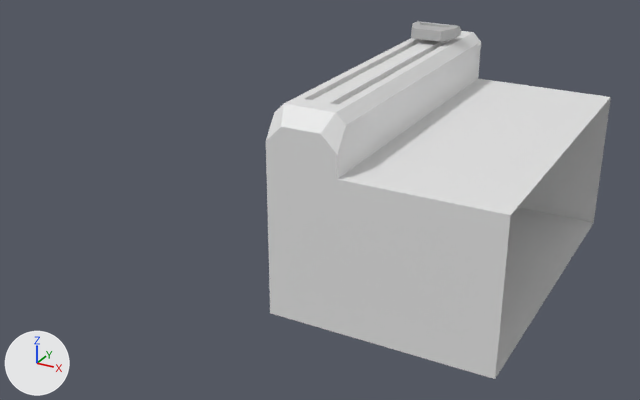
Two versions of the FBX model SF-1/Models/ThrottleSlider.fbx, one commit apart.
Before and after are seen from a 50 mm camera at (0.804, -5.763, 2.492) aimed at (0.384, -5.0, 2.11). Arrows for +X, +Y and +Z are at lower left; the lights stay in place. Where no turn or scale is listed for an object, it has been applied to the vertices.

Names of what the first picture shows: 'ThrottleBase', 'ThrottleSlider'.
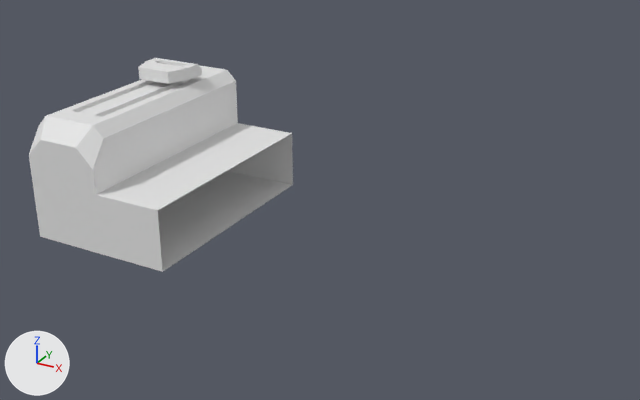
What differs and where, as boxes (x1, y1, x2, y2) in the pictures (640 x 400 px; the box of a moved part takes in the faces that stretch with it):
'ThrottleBase', reshaped, moved (23% narrower, 40% shorter)
    before: (266, 31, 611, 379)
    after: (29, 65, 293, 272)
'ThrottleSlider', recoloured, moved
    before: (411, 21, 461, 46)
    after: (138, 58, 202, 86)
part 1 of me_plane_001, moved or reshaped
    before: (266, 32, 611, 379)
    after: (29, 70, 293, 272)
part 2 of me_plane_009, recoloured
    before: (411, 21, 461, 42)
    after: (138, 58, 202, 84)

What the commit changed:
me_plane_001 has 46 vertices, 36 faces and spans x -0.038..0.202, y -0.361..0.021, z -0.227..-0.005.
me_plane_001 is used by ob_throttlebase; location (0.416, -4.7333, 2.2454).
Before the commit, vertices of me_plane_001: 0 (-0.038, -0.361, -0.063) at pixel (266, 164), 1 (0.038, -0.361, -0.063) at pixel (337, 179), 6 (-0.018, -0.322, -0.005) at pixel (303, 98), 7 (0.018, -0.322, -0.005) at pixel (338, 104), 12 (0.018, -0.322, -0.011).
Before the commit, vertices of me_plane_001: 15 (-0.018, -0.322, -0.011), 18 (0.01, -0.322, -0.005) at pixel (330, 103), 19 (-0.01, -0.322, -0.005) at pixel (311, 100), 22 (0.01, -0.322, -0.011), 25 (-0.01, -0.322, -0.011).
Before the commit, vertices of me_plane_001: 34 (-0.038, -0.361, -0.039) at pixel (265, 141), 35 (-0.038, -0.344, -0.016) at pixel (274, 112), 36 (0.038, -0.344, -0.016) at pixel (346, 125), 37 (0.038, -0.361, -0.039) at pixel (337, 154), 38 (-0.021, -0.361, -0.022) at pixel (281, 126).
Before the commit, vertices of me_plane_001: 39 (-0.028, -0.344, -0.005) at pixel (283, 103), 40 (0.021, -0.361, -0.022) at pixel (320, 133), 41 (0.028, -0.344, -0.005) at pixel (335, 112), 42 (0.01, -0.361, -0.022) at pixel (309, 131), 43 (0.01, -0.344, -0.005) at pixel (318, 109).
Before the commit, vertices of me_plane_001: 44 (-0.01, -0.361, -0.022) at pixel (291, 128), 45 (-0.01, -0.344, -0.005) at pixel (300, 106).
Part 1, on me_plane_001:
Vertices 0, 1, 6, 7, 12, 15, 18, 19, 22, 25, 34 to 45 of me_plane_001 move by (0.0, 0.158, 0.0).
Vertex 26 of me_plane_001 moves from (-0.038, 0.021, -0.227) to (-0.038, 0.021, -0.122).
Vertex 27 of me_plane_001 moves from (-0.038, -0.361, -0.227) at pixel (270, 313) to (-0.038, -0.203, -0.122) at pixel (40, 236).
Vertex 28 of me_plane_001 moves from (0.038, -0.361, -0.227) at pixel (335, 332) to (0.038, -0.203, -0.122) at pixel (102, 254).
Vertex 29 of me_plane_001 moves from (0.038, 0.021, -0.227) to (0.038, 0.021, -0.122) at pixel (239, 173).
Vertex 30 of me_plane_001 moves from (0.202, -0.361, -0.063) at pixel (510, 215) to (0.107, -0.203, -0.063) at pixel (157, 210).
Vertex 31 of me_plane_001 moves from (0.202, 0.021, -0.063) at pixel (610, 97) to (0.107, 0.021, -0.063) at pixel (292, 133).
Vertex 32 of me_plane_001 moves from (0.202, -0.361, -0.227) at pixel (495, 379) to (0.107, -0.203, -0.122) at pixel (162, 271).
Vertex 33 of me_plane_001 moves from (0.202, 0.021, -0.227) at pixel (593, 222) to (0.107, 0.021, -0.122) at pixel (292, 184).
me_plane_009 has 77 vertices, 74 faces and spans x -0.0271..0.0271, y -0.0321..0.0117, z -0.0114..0.0121.
me_plane_009 is used by ob_throttleslider; location (0.416, -4.7679, 2.2454).
me_plane_009 no longer uses material mat_base (white #e7e7e7).
me_plane_009 part 2: all 62 faces that had it switch from mat_dark (grey #b8b8b8) to no material.
Object 'ThrottleBase' (ob_throttlebase) moves from (0.416, -4.7333, 2.2454) to (0.2469, -5.0255, 2.2454).
Object 'ThrottleSlider' (ob_throttleslider) moves from (0.416, -4.7679, 2.2454) to (0.2469, -5.0601, 2.2454).
